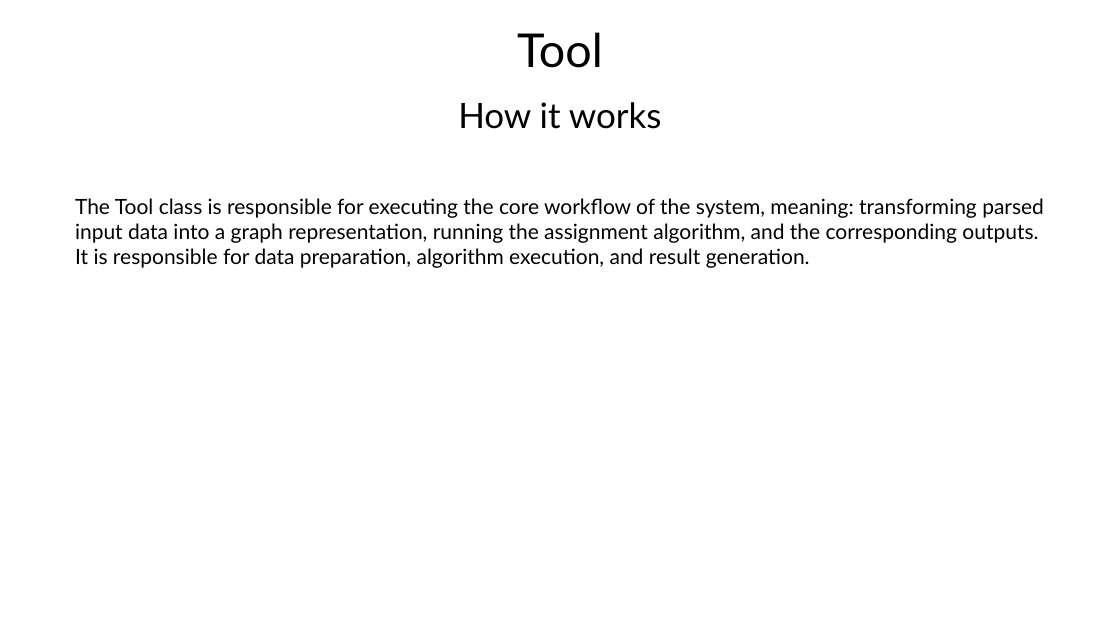
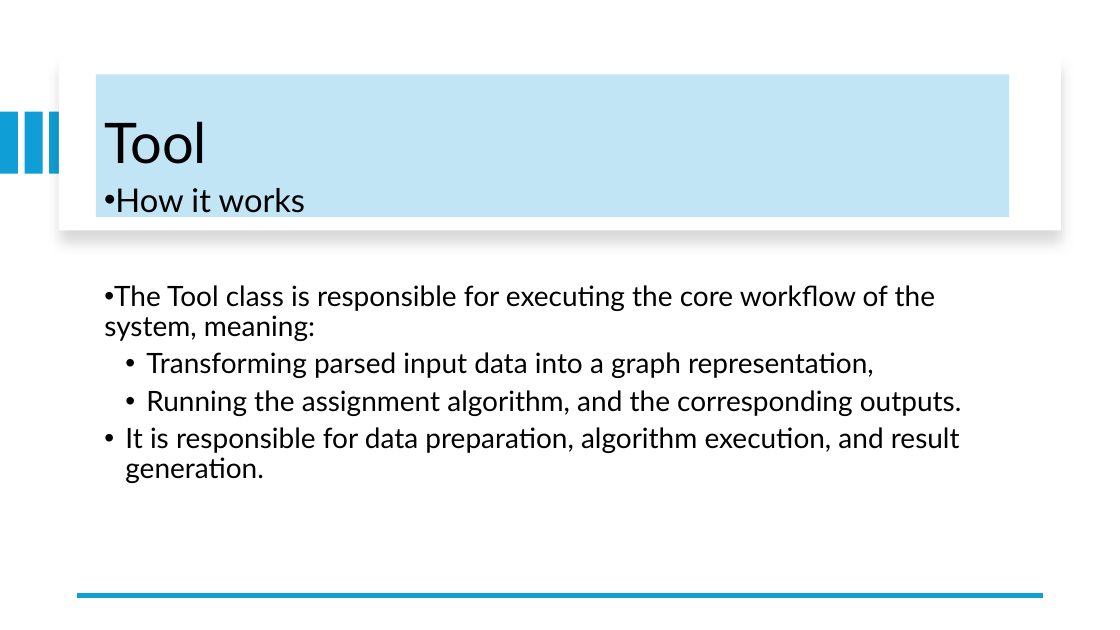
Before and after one commit to Tiago-Su/DA-s-project-1, a slide deck: slide 25 of Presentation.pptx (slide 19 before the commit). Drawn at 1120x630 pixels with LibreOffice and Linux fonts; fonts in the diff are those of the drawing. Boxes give left, top, right and bottom in pixels: in the first picture for what was removed or moved away, otherwise in the second. Text is boxed around its words. In the diff, an @@ line names an element or a change of style, - is before the commit and + after.

```diff
--- a/Presentation.pptx
+++ b/Presentation.pptx
@@ rectangle added at [59, 56, 1061, 230], fill #FFFFFF @@
@@ title "Tool": place and size @@
-title "Tool" at [517, 32, 603, 68]
+title "Tool" at [96, 75, 1009, 218]
@@ title "Tool" at [96, 75, 1009, 218]: size 40 to 48 pt; alignment centre to left; vertical alignment bottom to middle; fill none to #C1E5F5 @@
@@ rectangle added at [0, 112, 18, 174], fill #0F9ED5 @@
@@ rectangle added at [24, 112, 42, 174], fill #0F9ED5 @@
@@ rectangle added at [50, 112, 67, 174], fill #0F9ED5 @@
@@ text "How it works": place and size @@
-text "How it works" at [458, 102, 662, 129]
+text "How it works" at [115, 188, 305, 218]
@@ text "How it works" at [115, 188, 305, 218]: size 30 to 28 pt; alignment centre to left; bullet none to •; line spacing 0.9 to 1; less space between paragraphs @@
@@ text "The Tool class is responsible ..." at [104, 285, 962, 483]: vertical alignment top to middle @@
@@ text at [104, 285, 962, 483]: text changed; size 18 to 24 pt @@
-The Tool class is responsible for executing the core workflow of the system, meaning: transforming parsed input data into a graph representation, running the assignment algorithm, and the corresponding outputs. It is responsible for data preparation, algorithm execution, and result generation.
+• The Tool class is responsible for executing the core workflow of the system, meaning:
+  • Transforming parsed input data into a graph representation,
+  • Running the assignment algorithm, and the corresponding outputs.
+  • It is responsible for data preparation, algorithm execution, and result generation.
@@ line added from (1044, 596) to (77, 596), #0F9ED5 4.5 pt @@
```
Also in this commit, not shown: 26 other slides changed, 7 slides added.
